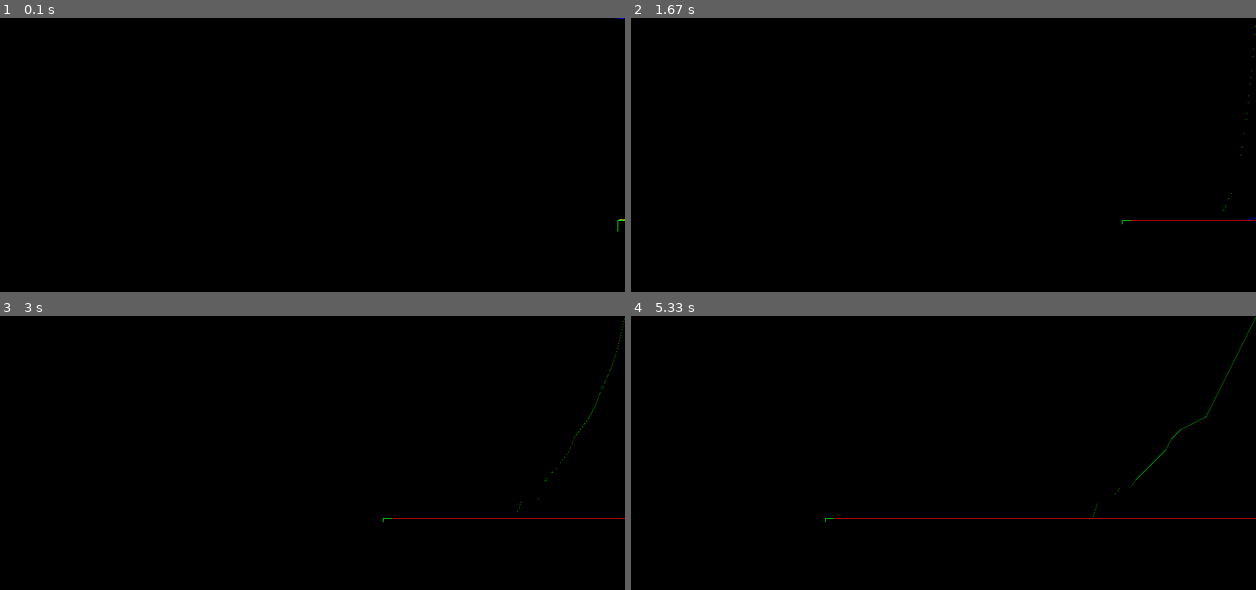
Above: before the commit, frames 1-4 (two rows, left to right).
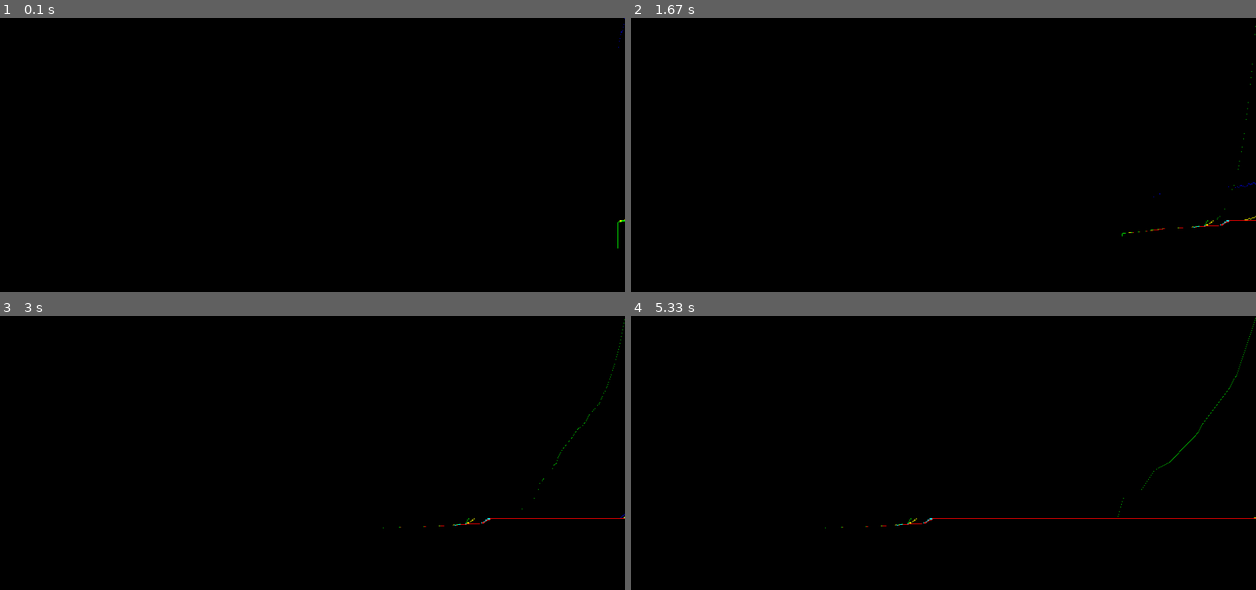
Above: after the commit, the same moments.

Repository: troncosoae/proy-ctrl-intel
Game: pygame game, started from main.py
The game is run twice, just before and just after one commit, with the same random seed, the same clock (stepped at 60 frames per second) and the same inputs.
Inputs:
- Up to frame 1 (0.1 s): no input
- Up to frame 2 (1.67 s): no input
- Up to frame 3 (3 s): no input
- Up to frame 4 (5.33 s): no input

The runs differ from the first frame. In frame 1, less than 0.1% of the frame differs, in the area x 98-100%, y 0-85%; in frame 2, 0.2%; in frame 3, 0.2%; in frame 4, 0.3%, in the area x 31-100%, y 0-78%.

Commit message:
no changes commit

Diff:
--- a/main.py
+++ b/main.py
@@ -22,10 +22,10 @@
 
     sim = Simulation()
 
-    # wind_model = RandomWindModel('wind_model', Ts)
+    wind_model = RandomWindModel('wind_model', Ts)
     # wind_model = StepWindModel('wind_model', Ts, 1)
     # wind_model = ConstantWindModel('wind_model', 8)
-    wind_model = ConstantWindModel('wind_model', 18)
+    # wind_model = ConstantWindModel('wind_model', 18)
     # wind_model = ConstantWindModel('wind_model', 0.001)
     blade_pitch_system = BladePitchSystem('bp_sys', Ts)
     drive_train_model = DriveTrainModel(
